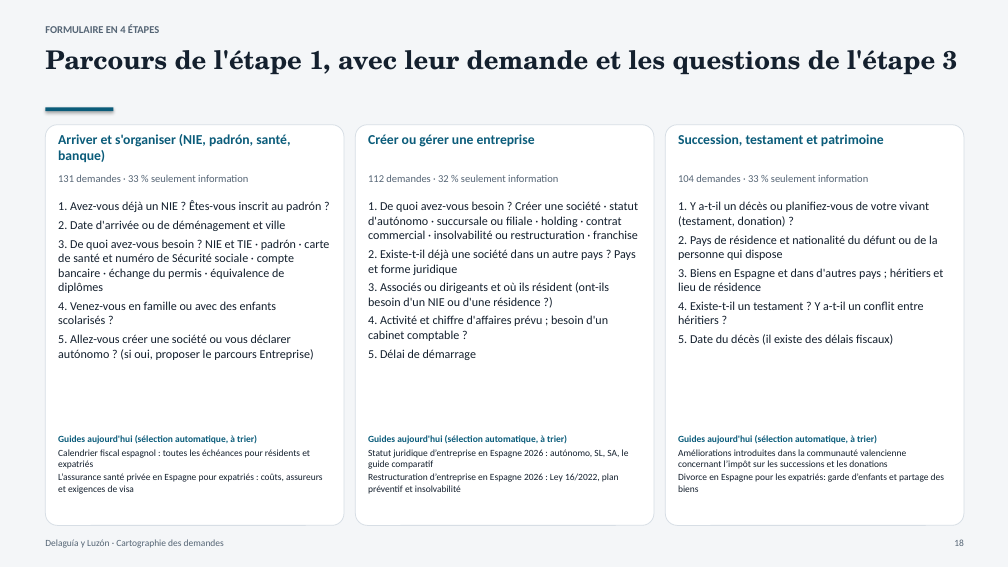
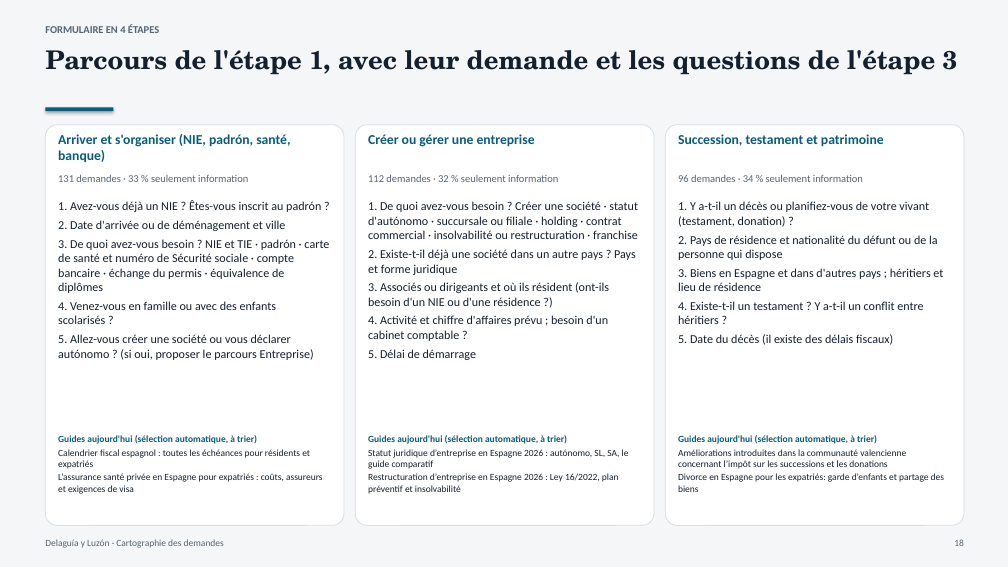
Before and after one commit to multilang2025/dlcom, a slide deck: slide 18 of data/leads/informe-leads-fr.pptx. Drawn at 1008x567 pixels with LibreOffice and Linux fonts; fonts in the diff are those of the drawing. Boxes give left, top, right and bottom in pixels: in the first picture for what was removed or moved away, otherwise in the second. Text is boxed around its words. In the diff, an @@ line names an element or a change of style, - is before the commit and + after.

```diff
--- a/data/leads/informe-leads-fr.pptx
+++ b/data/leads/informe-leads-fr.pptx
@@ text at (678,174,863,182): text changed @@
-104 demandes · 33 % seulement information
+96 demandes · 34 % seulement information
```
Also in this commit, not shown: 11 other slides changed, 11 other files.
